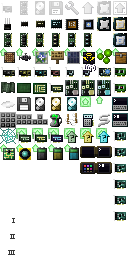
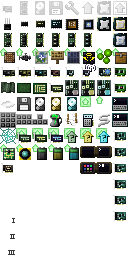
The second 128×256 image is a revision of the first. Changes to its layers:
painted on "items" (2nd of 2, in "items") over [1, 163, 13, 173]
